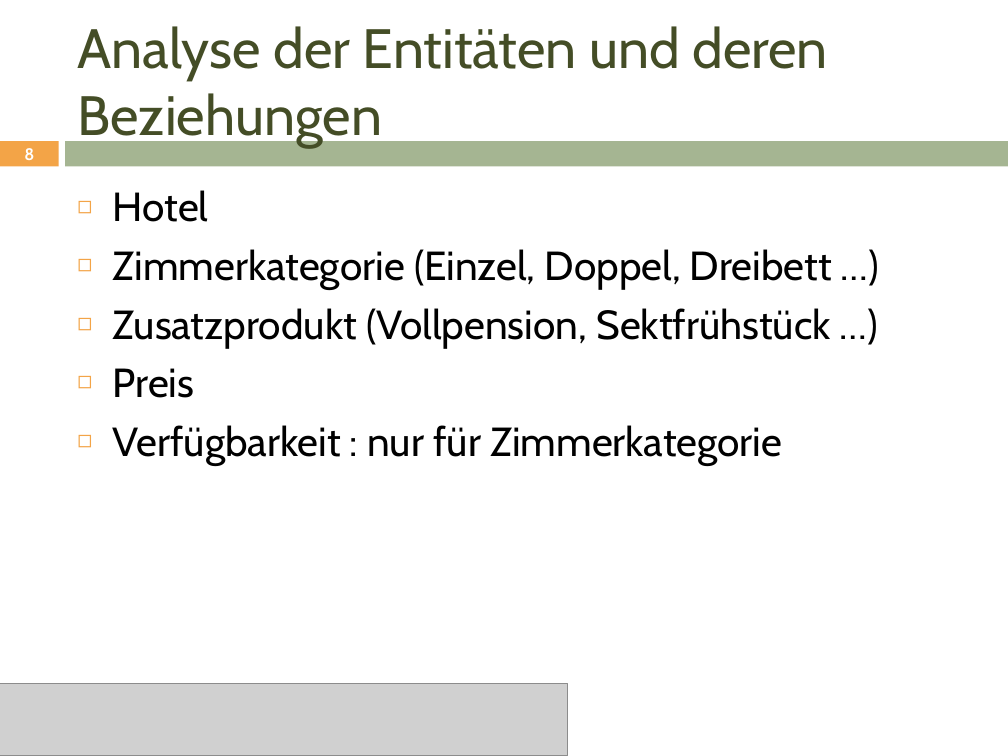
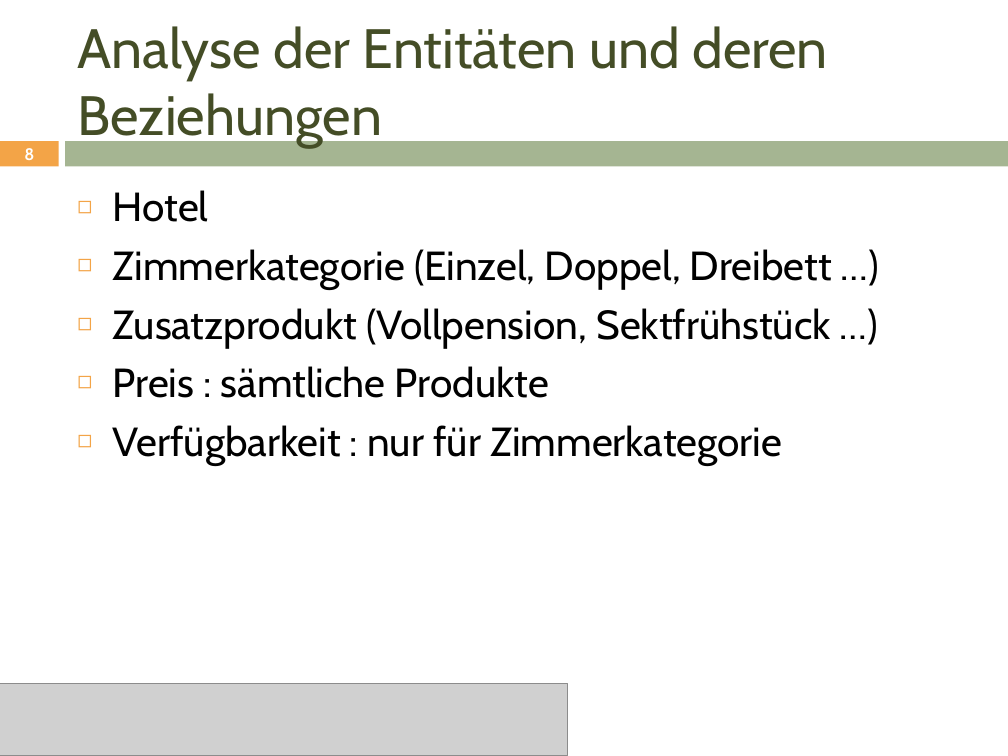
Before and after one commit to janhelmle/weiterbildung_fachinformatiker_ihk_projektantrag, a slide deck: slide 8 of praesentation/Projektpräsentation.pptx. Drawn at 1008x756 pixels with LibreOffice and Linux fonts; fonts in the diff are those of the drawing; grey boxes stand for pictures. Boxes give left, top, right and bottom in pixels: in the first picture for what was removed or moved away, otherwise in the second. Text is boxed around its words. In the diff, an @@ line names an element or a change of style, - is before the commit and + after.

```diff
--- a/praesentation/Projektpräsentation.pptx
+++ b/praesentation/Projektpräsentation.pptx
@@ text at (113, 366, 549, 398): text changed @@
-◻ Preis
+◻ Preis : sämtliche Produkte
```
Also in this commit, not shown: 1 other file.
